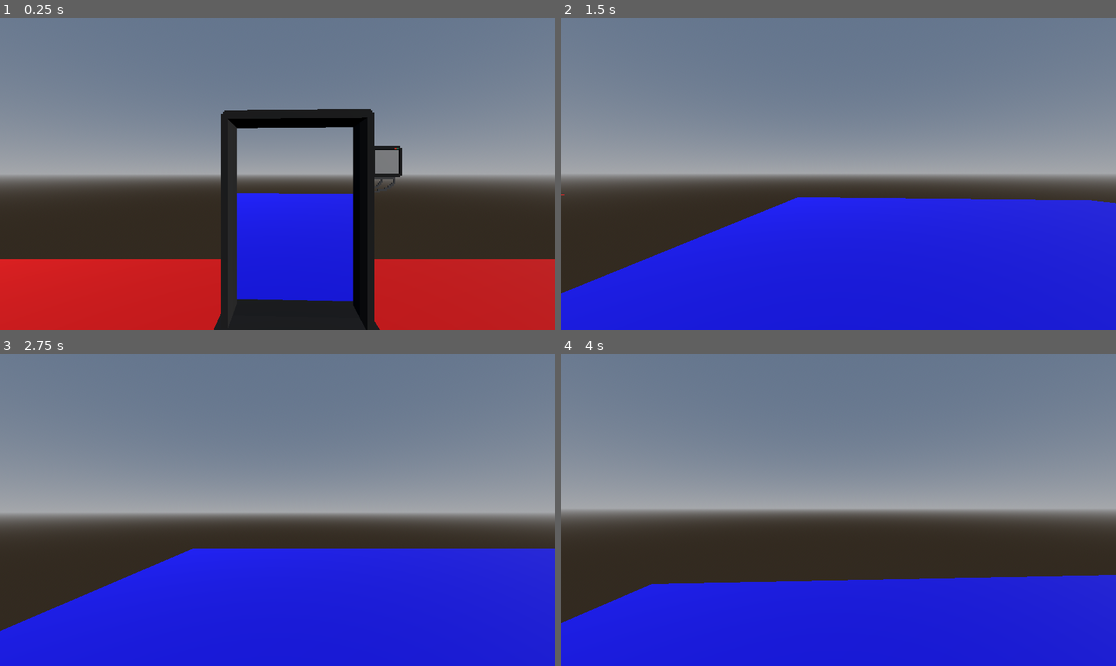
Above: before the commit, frames 1-4 (two rows, left to right).
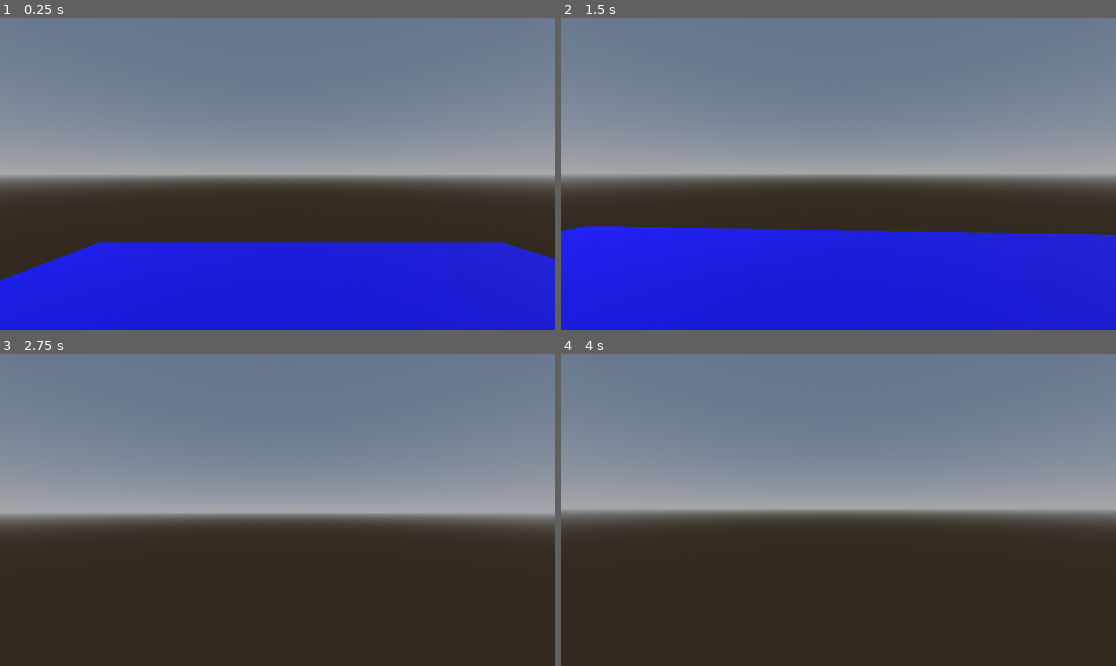
Above: after the commit, the same moments.

Repository: SaschaKreyling/Godot_Portal_Game
Game: Godot game, scene res://scenes/TestScene.tscn
Two runs of this game, one before a commit and one after it. Both use one fixed random seed, a clock stepped at 60 frames per second and the inputs below.
Inputs (mouse positions are in pixels of both pictures, inside the frame that each line leads up to):
- Up to frame 1 (0.25 s): no input
- Up to frame 2 (1.5 s): move the mouse to (866, 174) at 0.52 s; hold W (Forward) from 0.53 s (still down); move the mouse to (810, 174) at 1.27 s
- Up to frame 3 (2.75 s): keep holding W (Forward); move the mouse to (288, 503) at 2.02 s
- Up to frame 4 (4 s): keep holding W (Forward); move the mouse to (832, 516) at 2.77 s; move the mouse to (877, 513) at 3.52 s

The runs differ from the first frame. In frame 1, 31% of the frame differs, in the area x 0-100%, y 29-100%; in frame 2, 9.9%; in frame 3, 33%, in the area x 0-100%, y 62-100%; in frame 4, 26%.
Error after the commit: Parse Error: Could not find type "FloorButton" in the current scope. (res://scripts/portal.gd:7)

Commit message:
added Button and some minor changes

Diff:
--- a/project.godot
+++ b/project.godot
@@ -14,6 +14,10 @@
 run/main_scene="res://scenes/TestScene.tscn"
 config/features=PackedStringArray("4.3", "Forward Plus")
 config/icon="res://icon.svg"
+
+[global_group]
+
+ButtonPresser=""
 
 [input]
 
--- a/scenes/TestScene.tscn
+++ b/scenes/TestScene.tscn
@@ -5,7 +5,7 @@
 [ext_resource type="PackedScene" uid="uid://bsow8susscqvf" path="res://scenes/portal.tscn" id="1_3tbpf"]
 [ext_resource type="PackedScene" uid="uid://dhit0w3r7capu" path="res://Menus/pause_menu.tscn" id="3_b32c5"]
 [ext_resource type="PackedScene" uid="uid://cwdi26x82y0hu" path="res://scenes/box.tscn" id="5_v0u5p"]
-[ext_resource type="ArrayMesh" uid="uid://ckvhkh5yw3kj" path="res://assets/button.obj" id="6_wmj5c"]
+[ext_resource type="PackedScene" uid="uid://dycqntdf0o0jc" path="res://scenes/button.tscn" id="6_iyfo4"]
 
 [sub_resource type="WorldBoundaryShape3D" id="WorldBoundaryShape3D_ldowc"]
 
@@ -32,22 +32,23 @@
 
 [node name="Player" parent="." instance=ExtResource("1_0k6th")]
 unique_name_in_owner = true
-transform = Transform3D(1, 0, 0, 0, 1, 0, 0, 0, 1, -0.792, 1.5, -7.114)
+transform = Transform3D(1, 0, 0, 0, 1, 0, 0, 0, 1, 48.5833, 3.68674, 0.185064)
 JUMP_VELOCITY = 5.25
 
 [node name="pause_menu" parent="Player" instance=ExtResource("3_b32c5")]
 visible = false
 
-[node name="Portal" parent="." node_paths=PackedStringArray("linkedPortal") instance=ExtResource("1_3tbpf")]
-transform = Transform3D(1, 0, 0, 0, 1, 0, 0, 0, 1, 43.1745, -0.0216715, 7.73866)
+[node name="Portal" parent="." node_paths=PackedStringArray("linkedPortal", "button") instance=ExtResource("1_3tbpf")]
+transform = Transform3D(1, 0, 0, 0, 1, 0, 0, 0, 1, 43.0813, -0.0216791, 7.83602)
 linkedPortal = NodePath("../Portal2")
+button = NodePath("../Button")
 
 [node name="Portal2" parent="." node_paths=PackedStringArray("linkedPortal") instance=ExtResource("1_3tbpf")]
 transform = Transform3D(-0.99951, 0, 0.0312887, 0, 1, 0, -0.0312887, 0, -0.99951, -0.505187, -0.0233947, -10.3382)
 linkedPortal = NodePath("../Portal")
 
 [node name="Box" parent="." instance=ExtResource("5_v0u5p")]
-transform = Transform3D(1, 0, 0, 0, 1, 0, 0, 0, 1, 47.352, 1.0448, 7.73633)
+transform = Transform3D(1, 0, 0, 0, 1, 0, 0, 0, 1, 46.1384, 3.74744, 2.05213)
 
 [node name="Box2" parent="." instance=ExtResource("5_v0u5p")]
 transform = Transform3D(-4.37114e-08, 0, 1, 0, 1, 0, -1, 0, -4.37114e-08, 49.1322, 1.02703, 7.75953)
@@ -70,6 +71,5 @@
 transform = Transform3D(1, 0, 0, 0, 1, 0, 0, 0, 1, 50, 0, 0)
 mesh = SubResource("PlaneMesh_yddl3")
 
-[node name="Button" type="MeshInstance3D" parent="."]
-transform = Transform3D(0.25, 0, 0, 0, 0.25, 0, 0, 0, 0.25, 45.6012, 0, 7.82373)
-mesh = ExtResource("6_wmj5c")
+[node name="Button" parent="." instance=ExtResource("6_iyfo4")]
+transform = Transform3D(1, 0, 0, 0, 1, 0, 0, 0, 1, 46.5027, 0, 2.07846)
--- a/scenes/box.tscn
+++ b/scenes/box.tscn
@@ -5,7 +5,7 @@
 [sub_resource type="BoxShape3D" id="BoxShape3D_to8it"]
 size = Vector3(1.6, 1.6, 1.6)
 
-[node name="Box" type="RigidBody3D"]
+[node name="Box" type="RigidBody3D" groups=["ButtonPresser"]]
 
 [node name="MeshInstance3D" type="MeshInstance3D" parent="."]
 transform = Transform3D(0.25, 0, 0, 0, 0.25, 0, 0, 0, 0.25, 0, -0.575, 0.1)
--- a/scenes/player.tscn
+++ b/scenes/player.tscn
@@ -6,7 +6,7 @@
 [sub_resource type="CapsuleShape3D" id="CapsuleShape3D_ooojm"]
 height = 2.8
 
-[node name="Player" type="CharacterBody3D"]
+[node name="Player" type="CharacterBody3D" groups=["ButtonPresser"]]
 script = ExtResource("1_0f4vj")
 
 [node name="CollisionShape3D" type="CollisionShape3D" parent="."]
--- a/scenes/portal.tscn
+++ b/scenes/portal.tscn
@@ -24,14 +24,19 @@
 [sub_resource type="ConcavePolygonShape3D" id="ConcavePolygonShape3D_uqv21"]
 data = PackedVector3Array(-6, 9, -1.1, -6, 10.6, 1.1, -6, 9, 1.1, -6, 9, -1.1, -6, 10.6, -1.1, -6, 10.6, 1.1, -5.9, 8.9 …(23172 unchanged characters)…
 
+[sub_resource type="StandardMaterial3D" id="StandardMaterial3D_64s1i"]
+emission_enabled = true
+emission = Color(1, 1, 1, 1)
+emission_energy_multiplier = 3.0
+
 [sub_resource type="BoxMesh" id="BoxMesh_d3l12"]
+material = SubResource("StandardMaterial3D_64s1i")
 
 [sub_resource type="BoxShape3D" id="BoxShape3D_ik3yv"]
 size = Vector3(2.15, 3, 5)
 
-[node name="Portal" type="Node3D" node_paths=PackedStringArray("linkedPortal")]
+[node name="Portal" type="Node3D"]
 script = ExtResource("1_36t7s")
-linkedPortal = NodePath(".")
 
 [node name="PortalSurface" type="MeshInstance3D" parent="."]
 transform = Transform3D(1, 0, 0, 0, 1, 0, 0, 0, 1, 0, 1.58113, 0)
--- a/scripts/portal.gd
+++ b/scripts/portal.gd
@@ -3,24 +3,36 @@
 
 @export_category("PortalSettings")
 @export var linkedPortal: Portal
+#@export_color_no_alpha var linkColor: Color
+@export var button: FloorButton
+@export var activated : bool = true
 
 @onready var player: Node3D = %Player
 @onready var playerCamera: Camera3D = %Player/Camera3D
 
 @onready var portalCamera: Camera3D = $PortalViewport/PortalCamera
 @onready var ancors = $AncorPoints.get_children()
-
+@onready var portalSurface: MeshInstance3D = $PortalSurface
+@onready var portalLight: MeshInstance3D = $PortalLight
 
 var isBodyinsideArea : bool = false
 var bodyToTeleport : Node3D
 
 func _ready() -> void:
-	$PortalViewport.size = playerCamera.get_viewport().size
+	playerCamera.get_viewport().connect("size_changed", _on_viewport_resize)
+	$PortalViewport.size = playerCamera.get_viewport().size * 0.33
 
+func _on_viewport_resize() -> void:
+	$PortalViewport.size = playerCamera.get_viewport().size * 0.33
 
 func _process(delta: float) -> void:
-	setPortalCameraPositionAndRotation()
-	checkForTeleport()
+	portalSurface.visible = activated
+	if(button):
+		activated = button.activated
+	if activated and linkedPortal.activated:
+		portalSurface.visible = true
+		setPortalCameraPositionAndRotation()
+		checkForTeleport()
 
 var previousDot
 func _physics_process(delta: float) -> void:
Not shown: 1 places in scenes/portal.tscn that only renumber resources
